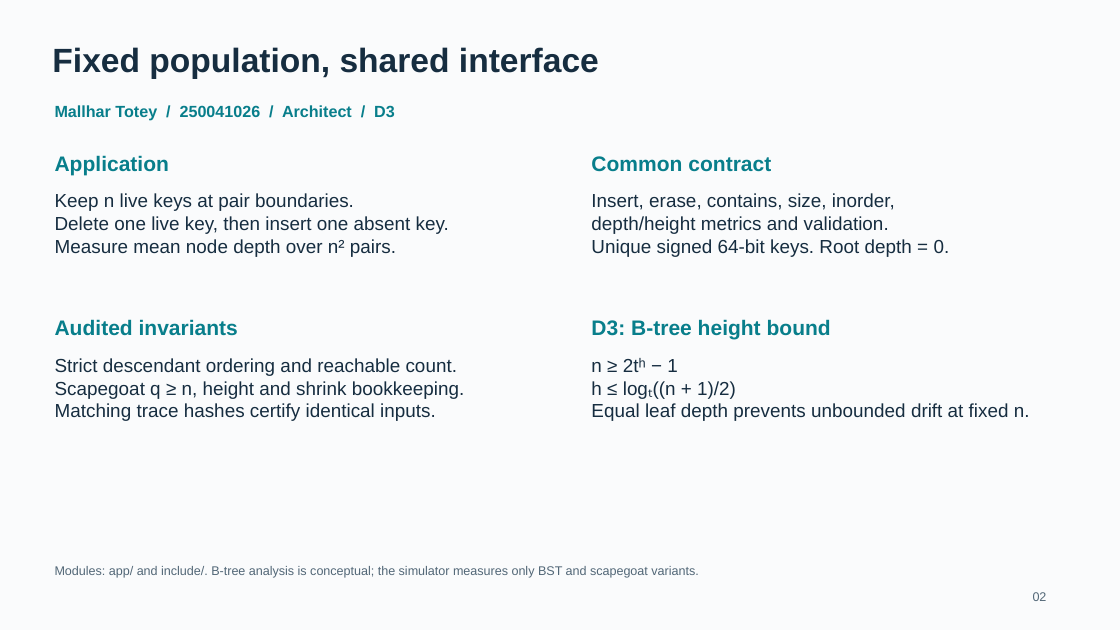
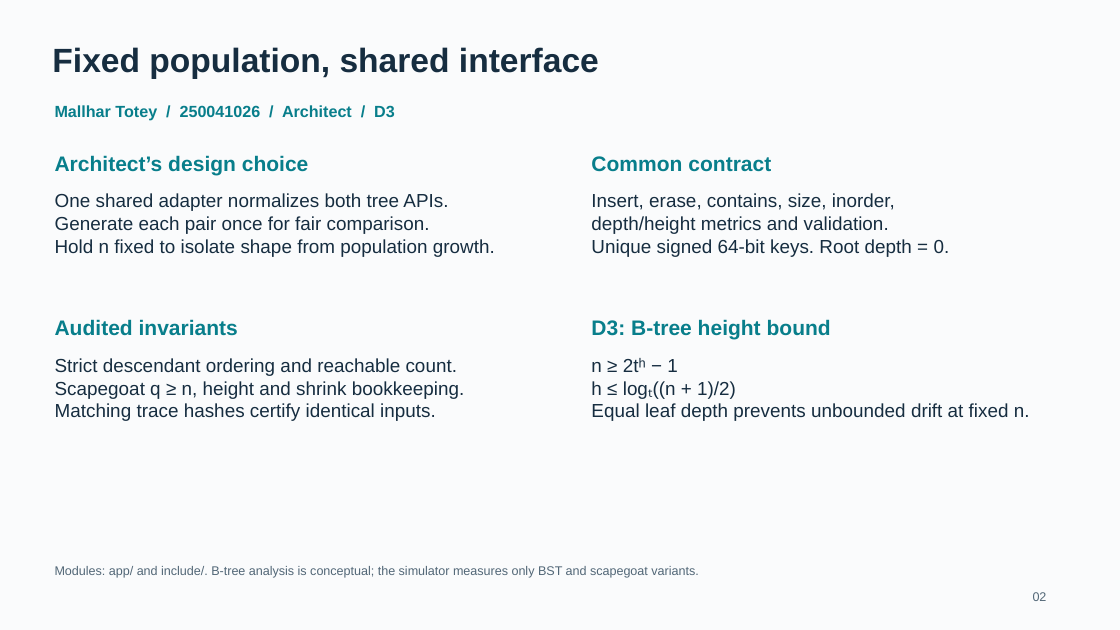
Before and after one commit to MayankMoyal/DSA-Project, a slide deck: slide 2 of docs/slides/slides.pptx. Drawn at 1120x630 pixels with LibreOffice and Linux fonts; fonts in the diff are those of the drawing. Boxes give left, top, right and bottom in pixels: in the first picture for what was removed or moved away, otherwise in the second. Text is boxed around its words. In the diff, an @@ line names an element or a change of style, - is before the commit and + after.

```diff
--- a/docs/slides/slides.pptx
+++ b/docs/slides/slides.pptx
@@ text at (x1=55, y1=155, x2=309, y2=176): text changed @@
-Application
+Architect’s design choice
@@ text at (x1=55, y1=193, x2=495, y2=257): text changed @@
-Keep n live keys at pair boundaries.
-Delete one live key, then insert one absent key.
-Measure mean node depth over n² pairs.
+One shared adapter normalizes both tree APIs.
+Generate each pair once for fair comparison.
+Hold n fixed to isolate shape from population growth.
```
Also in this commit, not shown: 5 other slides changed, 2 slides added, 2 slides removed, 4 other files.
